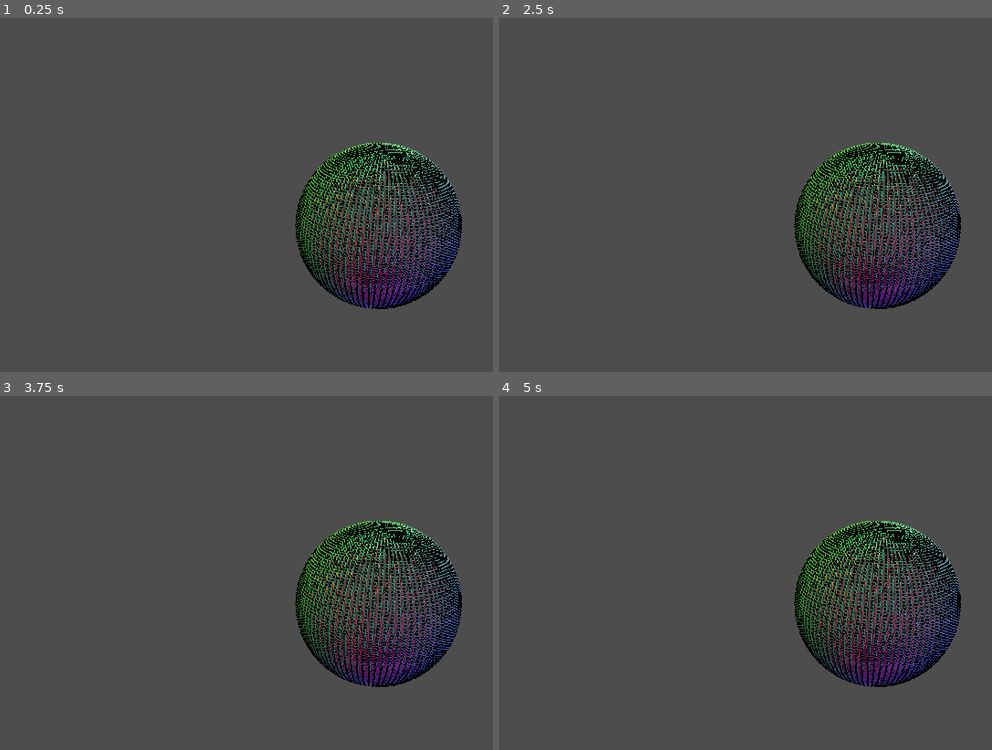
Above: before the commit, frames 1-4 (two rows, left to right).
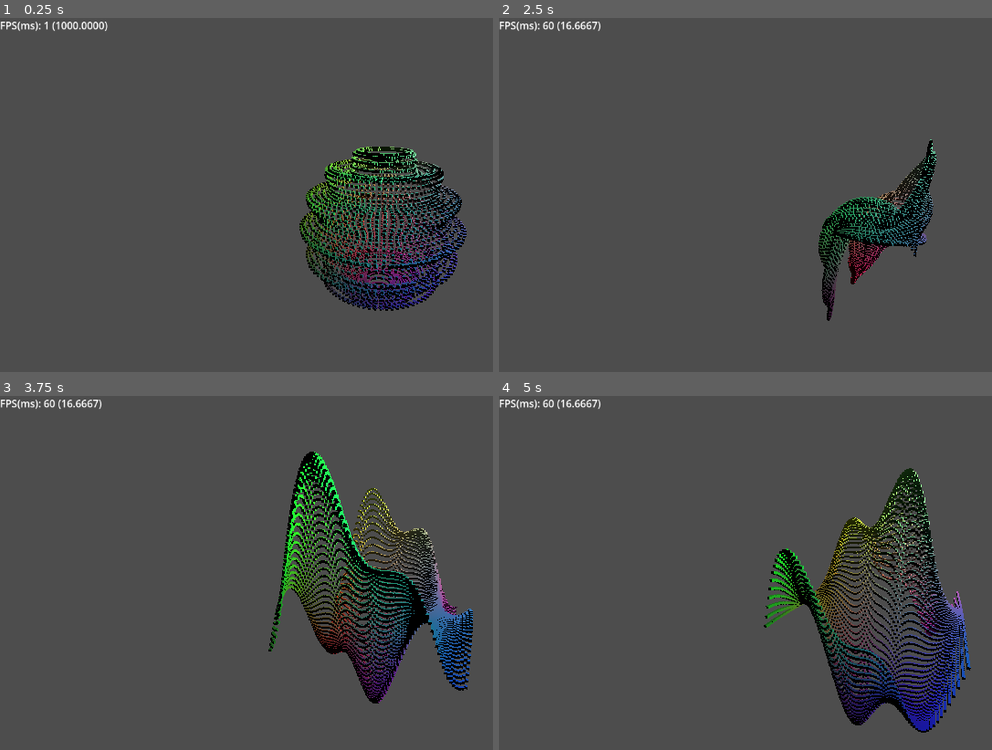
Above: after the commit, the same moments.

Repository: I-Am-Xil/Prototypes.GD
Game: Godot game, scene res://world.tscn
Same seed, same stepped clock (60 frames per second), same inputs: the game is played once before the commit and once after it.
Inputs:
- Up to frame 1 (0.25 s): no input
- Up to frame 2 (2.5 s): no input
- Up to frame 3 (3.75 s): no input
- Up to frame 4 (5 s): no input

The runs differ from the first frame. In frame 1, 9.6% of the frame differs, in the area x 0-95%, y 1-83%; in frame 2, 11%; in frame 3, 14%; in frame 4, 14%, in the area x 0-96%, y 1-96%.

Commit message:
Surfaces tutorial done

Diff:
--- a/surfaces/Math.gd
+++ b/surfaces/Math.gd
@@ -1,39 +1,9 @@
 class_name Math extends Node
-
-static func wave(x:float, t:float) -> float:
-	return sin(PI*(x+t))
-
-static func multiwave(x:float, t:float) -> float:
-	var y = sin(PI*(x + t*0.5))
-	y += sin(2*PI*(x+t))*0.5
-	return y/1.5
-
-static func ripple(x:float, t:float) -> float:
-	var d = abs(x)
-	var y = sin(4.0*PI*d-t)
-	return y/(1.0+10.0*d)
-
-
-static func wave2(x:float, z:float, t:float) -> float:
-	return sin(PI*(x+z+t))
-
-static func multiwave2(x:float, z:float, t:float) -> float:
-	var y = sin(PI*(x + t*0.5))
-	y += sin(2*PI*(z+t))*0.5
-	y += sin(PI*(x+z+t*0.25))
-	return y/1.5
-
-static func ripple2(x:float, z:float, t:float) -> float:
-	var d = sqrt(x*x + z*z)
-	var y = sin(4.0*PI*d-t)
-	return y/(1.0+10.0*d)
-
 
 static func wave3(u:float, v:float, t:float) -> Vector3:
 	var p:Vector3
 	p.x = u
 	p.z = v
-
 	p.y = sin(PI*(u+v+t))
 	return p
 
@@ -41,7 +11,6 @@
 	var p:Vector3
 	p.x = u
 	p.z = v
-
 	p.y = sin(PI*(u + t*0.5))
 	p.y += sin(2*PI*(v+t))*0.5
 	p.y += sin(PI*(u+v+t*0.25))
@@ -51,32 +20,92 @@
 static func ripple3(u:float, v:float, t:float) -> Vector3:
 	var p:Vector3
 	var d = sqrt(u*u + v*v)
-
 	p.x = u
 	p.y = sin(4.0*PI*d-t)
 	p.z = v
 	p.y /= (1.0+10.0*d)
 	return p
 
-static func cylinder(u:float, v:float, _t:float) -> Vector3:
+static func cylinder(u:float, v:float, t:float) -> Vector3:
 	var p:Vector3
-	p.x = sin(PI*u)
+	p.x = sin(PI*u+t)
 	p.y = v
-	p.z = cos(PI*u)
+	p.z = cos(PI*u+t)
 	return p
 
 static func cylinder2(u:float, v:float, t:float) -> Vector3:
 	var p:Vector3
 	var r = cos(0.5*PI*v)
-	p.x = r*sin(PI*u)
+	p.x = r*sin(PI*u+t)
 	p.y = v
-	p.z = r*cos(PI*u)
+	p.z = r*cos(PI*u+t)
 	return p
 
 static func sphere(u:float, v:float, t:float) -> Vector3:
 	var p:Vector3
 	var r = cos(0.5*PI*v)
-	p.x = r*sin(PI*u)
+	p.x = r*sin(PI*u+t)
 	p.y = sin(PI*0.5*v)
-	p.z = r*cos(PI*u)
+	p.z = r*cos(PI*u+t)
 	return p
+
+static func sphere2(u:float, v:float, t:float) -> Vector3:
+	var p:Vector3
+	var r = (1.0+sin(PI*t))/2.0
+	var s = r*cos(0.5*PI*v)
+	p.x = s*sin(PI*u+t)
+	p.y = r*sin(PI*0.5*v)
+	p.z = s*cos(PI*u+t)
+	return p
+
+static func sphere3(u:float, v:float, t:float) -> Vector3:
+	var p:Vector3
+	var r = (9.0+sin(8*PI*u))/10.0
+	var s = r*cos(0.5*PI*v)
+	p.x = s*sin(PI*u+t/2.0)
+	p.y = r*sin(PI*0.5*v)
+	p.z = s*cos(PI*u+t/2.0)
+	return p
+
+static func sphere4(u:float, v:float, t:float) -> Vector3:
+	var p:Vector3
+	var r = (9.0+sin(8*PI*v+t*2.0))/10.0
+	var s = r*cos(0.5*PI*v)
+	p.x = s*sin(PI*u)
+	p.y = r*sin(PI*0.5*v)
+	p.z = s*cos(PI*u)
+	return p
+
+static func sphere5(u:float, v:float, t:float) -> Vector3:
+	var p:Vector3
+	var r = (9.0+sin(PI*(6*u + 4*v + t)))/10.0
+	var s = r*cos(0.5*PI*v)
+	p.x = s*sin(PI*u)
+	p.y = r*sin(PI*0.5*v)
+	p.z = s*cos(PI*u)
+	return p
+
+static func torus(u:float, v:float, t:float) -> Vector3:
+	var p:Vector3
+	var r1 = (7.0 + sin(PI*(6*u + t/2.0)))/10.0
+	var r2 = (3.0 + sin(PI*(8*u + 4*v + 2*t)))/10.0
+	var s = r1 + r2*cos(PI*v)
+	p.x = s*sin(PI*u)
+	p.y = r2*sin(PI*v)
+	p.z = s*cos(PI*u)
+	return p
+
+static func idk(u:float, _v:float, t:float) -> Vector3:
+	var p:Vector3
+	var r = 1.0
+	p.x = r*sin(PI*u*t)
+	p.y = u
+	p.z = r*cos(PI*u*t)
+	return p
+
+static func idk2(u:float, v:float, t:float) -> Vector3:
+	var p:Vector3
+	p.x = v*sin(PI*u*t)
+	p.y = u
+	p.z = v*cos(PI*u*t)
+	return p
--- /dev/null
+++ b/surfaces/fps.gd
@@ -0,0 +1,9 @@
+extends Label
+
+
+func _ready() -> void:
+	pass # Replace with function body.
+
+
+func _process(_delta: float) -> void:
+	self.text = "FPS(ms): %.0f (%.4f) " % [Engine.get_frames_per_second(), 1000.0/Engine.get_frames_per_second()]
--- a/surfaces/graph.gd
+++ b/surfaces/graph.gd
@@ -1,13 +1,26 @@
 extends Node3D
 
-const function = 12
-const resolution = 100.0
+enum TransitionMode {Cycle, Random}
+
+@export_range(1,n_functions) var function:int = 1
+@export var duration:int = 1
+@export var mode:TransitionMode
+
+const n_functions = 13
+const resolution = 75.0
 const n_points = resolution * resolution
 
-@onready var point_scene = preload("res://point.tscn")
-@onready var point_list = []
+const point_scene = preload("res://point.tscn")
 
+var point_list = []
+var function_progress = 0
+var function_morph_progress = 0
 var step = 2.0/resolution
+
+var transitioning = false
+var next_function = pick_next_function(function)
+
+
 func _ready() -> void:
 	for i in range(n_points):
 		var point_instance = point_scene.instantiate()
@@ -16,8 +29,28 @@
 		self.add_child(point_instance)
 
 
+func _process(delta: float) -> void:
+	function_progress += delta
+	if function_progress < duration:
+		return update_function()
 
-func _process(_delta: float) -> void:
+	if transitioning == false:
+		if function_morph_progress >= 1.0:
+			function = next_function
+			next_function = pick_next_function(function)
+			function_morph_progress = 0.0
+			function_progress = 0
+			return update_function()
+		transitioning = true
+
+	function_morph_progress += delta
+	if function_morph_progress >= 1.0:
+		transitioning = false
+
+	return update_function_transition()
+
+
+func update_function_transition() -> void:
 	var x = 0
 	var z = 0
 	var v = 0.5*step - 1.0
@@ -29,32 +62,65 @@
 			v = (z+0.5)*step - 1.0
 
 		var u = (x+0.5)*step - 1.0
+		i.position = morph(function_selector(u, v, function), function_selector(u, v, next_function), smoothstep(0.0, 1.0, function_morph_progress))
+		x += 1
+	return
 
-		if function == 1:
-			i.position.y = Math.wave(u, Time.get_ticks_msec()*0.002)
-		elif function == 2:
-			i.position.y = Math.multiwave(u, Time.get_ticks_msec()*0.002)
-		elif function == 3:
-			i.position.y = Math.ripple(u, Time.get_ticks_msec()*0.002)
-		elif function == 4:
-			i.position.y = Math.wave2(u, v, Time.get_ticks_msec()*0.001)
-		elif function == 5:
-			i.position.y = Math.multiwave2(u, v, Time.get_ticks_msec()*0.001)
-		elif function == 6:
-			i.position.y = Math.ripple2(u, v, Time.get_ticks_msec()*0.002)
-		elif function == 7:
-			i.position = Math.wave3(u, v, Time.get_ticks_msec()*0.001)
-		elif function == 8:
-			i.position = Math.multiwave3(u, v, Time.get_ticks_msec()*0.001)
-		elif function == 9:
-			i.position = Math.ripple3(u, v, Time.get_ticks_msec()*0.002)
-		elif function == 10:
-			i.position = Math.cylinder(u, v, Time.get_ticks_msec()*0.002)
-		elif function == 11:
-			i.position = Math.cylinder2(u, v, Time.get_ticks_msec()*0.002)
-		elif function == 12:
-			i.position = Math.sphere(u, v, Time.get_ticks_msec()*0.002)
 
+func update_function() -> void:
+	var x = 0
+	var z = 0
+	var v = 0.5*step - 1.0
+
+	for i in point_list:
+		if x == resolution:
+			x = 0
+			z += 1
+			v = (z+0.5)*step - 1.0
+
+		var u = (x+0.5)*step - 1.0
+		i.position = function_selector(u, v, function)
 		x += 1
-		pass
 	return
+
+
+func morph(from:Vector3, to:Vector3, progress:float) -> Vector3:
+	return from.lerp(to, progress)
+
+
+func pick_next_function(current_function:int) -> int:
+	if current_function > n_functions:
+		return 1
+	if mode == TransitionMode.Cycle:
+		return current_function + 1
+	return randi_range(1, n_functions)
+
+
+func function_selector(u:float, v:float, selection:int) -> Vector3:
+	if selection == 1:
+		return Math.wave3(u, v, Time.get_ticks_msec()*0.001)
+	if selection == 2:
+		return Math.multiwave3(u, v, Time.get_ticks_msec()*0.001)
+	if selection == 3:
+		return Math.ripple3(u, v, Time.get_ticks_msec()*0.002)
+	if selection == 4:
+		return Math.cylinder(u, v, Time.get_ticks_msec()*0.002)
+	if selection == 5:
+		return Math.cylinder2(u, v, Time.get_ticks_msec()*0.002)
+	if selection == 6:
+		return Math.sphere(u, v, Time.get_ticks_msec()*0.002)
+	if selection == 7:
+		return Math.sphere2(u, v, Time.get_ticks_msec()*0.002)
+	if selection == 8:
+		return Math.sphere3(u, v, Time.get_ticks_msec()*0.002)
+	if selection == 9:
+		return Math.sphere4(u, v, Time.get_ticks_msec()*0.002)
+	if selection == 10:
+		return Math.sphere5(u, v, Time.get_ticks_msec()*0.002)
+	if selection == 11:
+		return Math.torus(u, v, Time.get_ticks_msec()*0.002)
+	if selection == 12:
+		return Math.idk(u, v, Time.get_ticks_msec()*0.002)
+	if selection == 13:
+		return Math.idk2(u, v, Time.get_ticks_msec()*0.002)
+	return Vector3.ZERO
--- a/surfaces/world.tscn
+++ b/surfaces/world.tscn
@@ -1,11 +1,14 @@
-[gd_scene load_steps=2 format=3 uid="uid://b4wd63ai80wma"]
+[gd_scene load_steps=3 format=3 uid="uid://b4wd63ai80wma"]
 
 [ext_resource type="Script" uid="uid://dmanyfkiqlrn1" path="res://graph.gd" id="1_f3sb7"]
+[ext_resource type="Script" uid="uid://2vt3f721t268" path="res://fps.gd" id="2_fj7yv"]
 
 [node name="Node3D" type="Node3D"]
 
 [node name="Graph" type="Node3D" parent="."]
 script = ExtResource("1_f3sb7")
+function = 9
+duration = 2
 
 [node name="SpotLight3D" type="OmniLight3D" parent="."]
 transform = Transform3D(1, 0, 0, 0, 1, 0, 0, 0, 1, 0, 14.669617, 27.566032)
@@ -13,4 +16,16 @@
 omni_attenuation = 0.0
 
 [node name="Camera3D" type="Camera3D" parent="."]
-transform = Transform3D(0.2641828, 0.3603397, -0.89463, 0.049377568, 0.92131495, 0.38566905, 0.96320784, -0.14606178, 0.2256029, -3.0747535, 1.3348804, 0.6056638)
+transform = Transform3D(0.26418278, 0.36033973, -0.89462996, 0.011238001, 0.92637146, 0.37644315, 0.96440715, -0.10950366, 0.24068195, -3.0747535, 1.3348804, 0.6056638)
+
+[node name="Profile" type="Control" parent="."]
+layout_mode = 3
+anchors_preset = 0
+offset_right = 40.0
+offset_bottom = 40.0
+
+[node name="fps" type="Label" parent="Profile"]
+layout_mode = 1
+offset_right = 1.0
+offset_bottom = 23.0
+script = ExtResource("2_fj7yv")
Not shown, added: surfaces/fps.gd.uid
